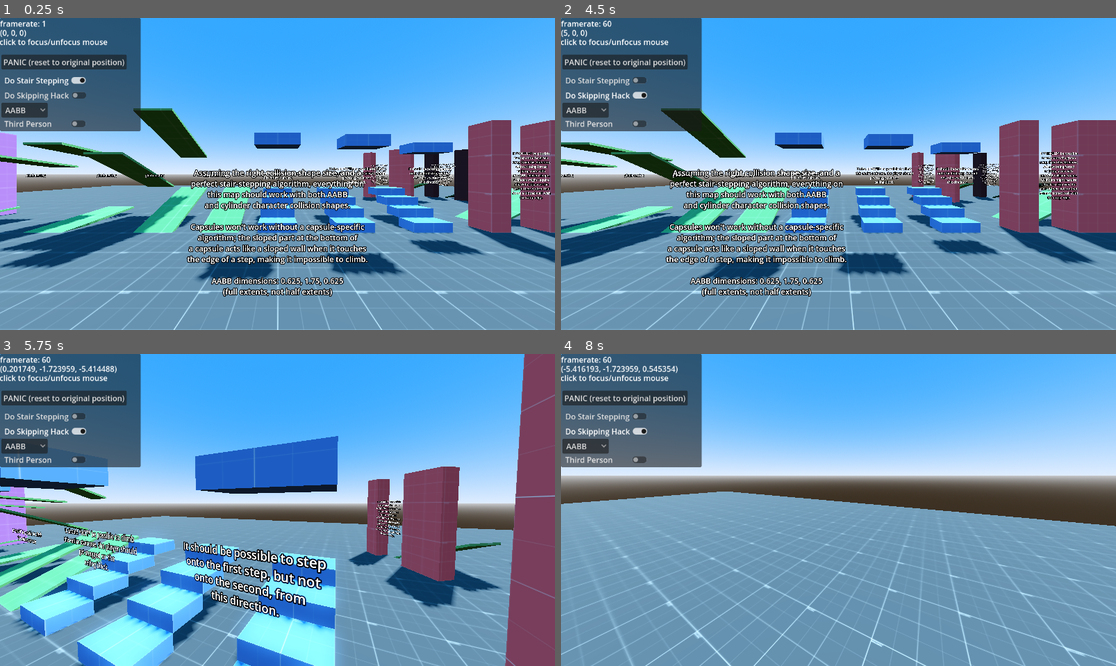
Above: before the commit, frames 1-4 (two rows, left to right).
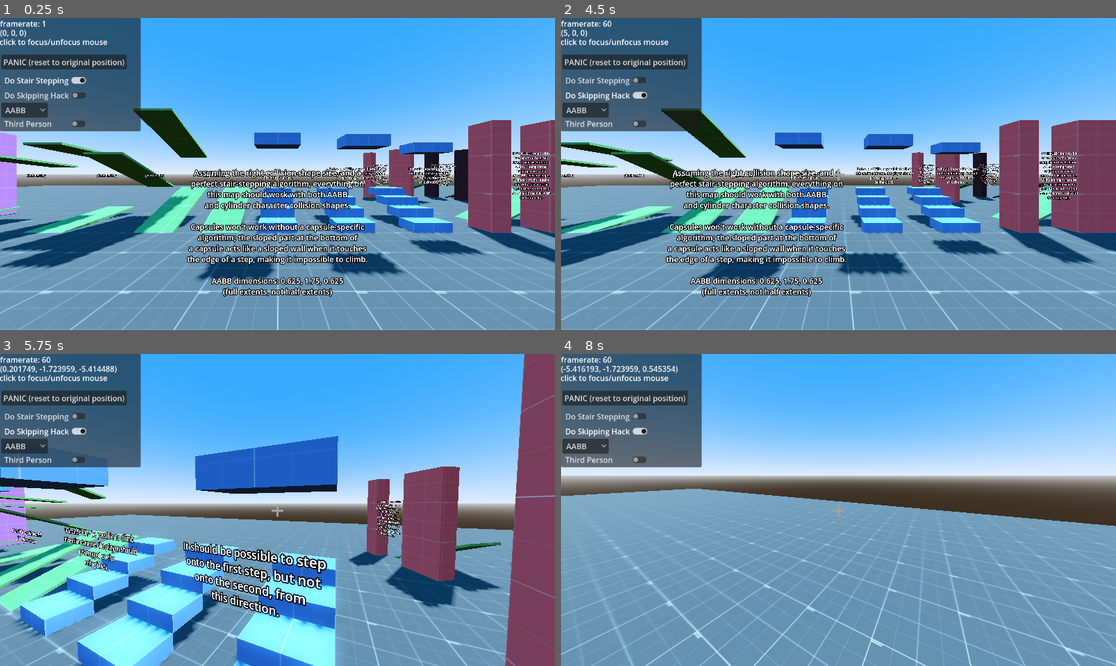
Above: after the commit, the same moments.

Repository: wareya/GodotStairTester
Game: Godot game, scene res://world.tscn
Two runs of this game, one before a commit and one after it. Both use one fixed random seed, a clock stepped at 60 frames per second and the inputs below.
Inputs (mouse positions are in pixels of both pictures, inside the frame that each line leads up to):
- Up to frame 1 (0.25 s): no input
- Up to frame 2 (4.5 s): click "Do Stair Stepping" at 0.5 s; click "Do Skipping Hack" at 1.25 s; click "AABB" at 2 s; click "Third Person" at 2.75 s; click "PANIC (reset to original posi…" at 3.5 s; tap Enter at 4.25 s; move the mouse to (960, 158) at 4.27 s; press the mouse at (960, 158) at 4.28 s; hold D (right) from 4.28 s (still down)
- Up to frame 3 (5.75 s): tap Space (jump) at 4.52, 5.27 s; tap Enter at 5 s; move the mouse to (249, 510) at 5.02 s; release D (right) at 5.03 s; release the mouse at (249, 510) at 5.03 s; hold W (forward) from 5.03 s (still down); right-click (249, 510) at 5.1 s
- Up to frame 4 (8 s): tap Enter at 5.75, 6.5, 7.25 s; move the mouse to (894, 441) at 5.77 s; release W (forward) at 5.78 s; press the mouse at (894, 441) at 5.78 s; hold D (right) 5.78-6.53 s; move the mouse to (832, 516) at 6.52 s; release the mouse at (832, 516) at 6.53 s; hold W (forward) 6.53-7.28 s; right-click (832, 516) at 6.6 s; tap Space (jump) at 6.77, 7.52 s; move the mouse to (1005, 556) at 7.27 s; press the mouse at (1005, 556) at 7.28 s; hold A (left) from 7.28 s (still down)

The runs differ from the first frame. In frame 1, 0.2% of the frame differs, in the area x 3-94%, y 48-67%; in frame 2, 0.2%; in frame 3, 0.3%; in frame 4, 0.6%, in the area x 0-52%, y 43-53%.

Commit message:
add crosshair

Diff:
--- a/StairsTestScene.tscn
+++ b/StairsTestScene.tscn
@@ -66,7 +66,7 @@
 [node name="CSGBox3D" type="CSGBox3D" parent="."]
 transform = Transform3D(1, 0, 0, 0, 1, 0, 0, 0, 1, 0, -0.5, 0)
 use_collision = true
-size = Vector3(42.25, 1, 34)
+size = Vector3(59.7816, 1, 34)
 material = SubResource("StandardMaterial3D_kp031")
 
 [node name="CSGBox3D2" type="CSGBox3D" parent="."]
--- a/world.tscn
+++ b/world.tscn
@@ -32,6 +32,42 @@
 [sub_resource type="CapsuleShape3D" id="CapsuleShape3D_oswhk"]
 radius = 0.313
 height = 1.75
+
+[sub_resource type="TextMesh" id="TextMesh_t6kdy"]
+text = "+"
+font_size = 22
+pixel_size = 0.05
+
+[sub_resource type="Shader" id="Shader_wk5yv"]
+code = "// NOTE: Shader automatically converted from Godot Engine 4.1.stable's StandardMaterial3D.
+
+shader_type spatial;
+render_mode blend_mix,cull_back,unshaded,shadows_disabled,skip_vertex_transform;
+uniform vec4 albedo : source_color;
+
+
+uniform float pixels_size = 32.0;
+uniform float scale = 1.0;
+
+void vertex() {
+    float near = 0.05;
+    float fov_scale = 2.0 / PROJECTION_MATRIX[1][1];
+    VERTEX *= fov_scale / VIEWPORT_SIZE.y * pixels_size * scale;
+    VERTEX.xyz = vec3(-VERTEX.x, -VERTEX.y, -1.0)*near;
+}
+
+void fragment() {
+	ALBEDO = albedo.rgb;
+	ALPHA = 2.0;
+}
+"
+
+[sub_resource type="ShaderMaterial" id="ShaderMaterial_05pxi"]
+render_priority = 0
+shader = SubResource("Shader_wk5yv")
+shader_parameter/albedo = Color(0.501961, 0.501961, 0.501961, 1)
+shader_parameter/pixels_size = 32.0
+shader_parameter/scale = 1.0
 
 [node name="World" type="Node3D"]
 
@@ -67,6 +103,12 @@
 
 [node name="Camera3D" type="Camera3D" parent="CharacterBody3D/CameraHolder"]
 fov = 90.0
+
+[node name="Crosshair" type="MeshInstance3D" parent="CharacterBody3D/CameraHolder/Camera3D"]
+extra_cull_margin = 16384.0
+mesh = SubResource("TextMesh_t6kdy")
+skeleton = NodePath("../../../..")
+surface_material_override/0 = SubResource("ShaderMaterial_05pxi")
 
 [node name="Level" parent="." instance=ExtResource("1_0ystr")]
 
Not shown: 1 places in world.tscn that only renumber resources
